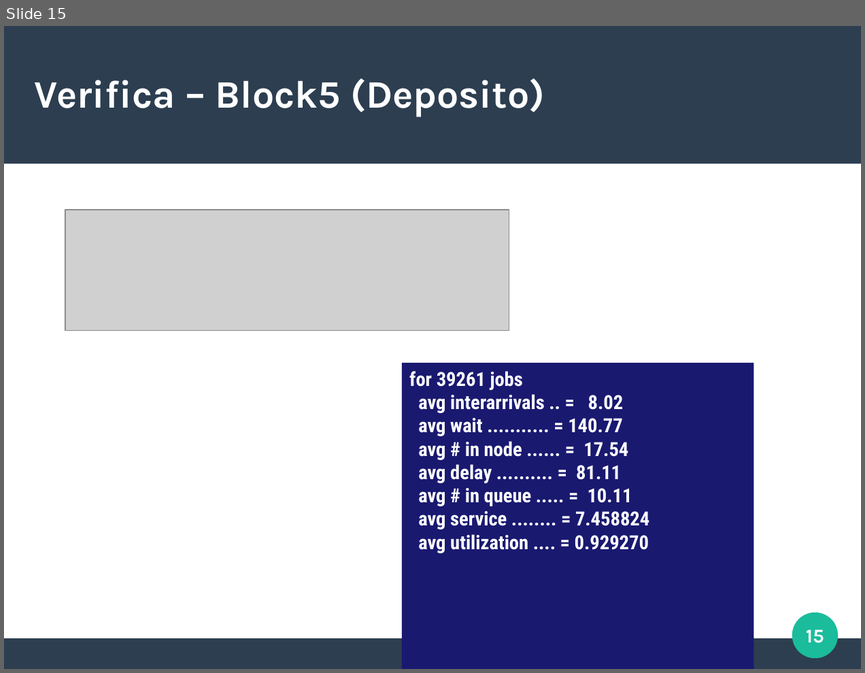
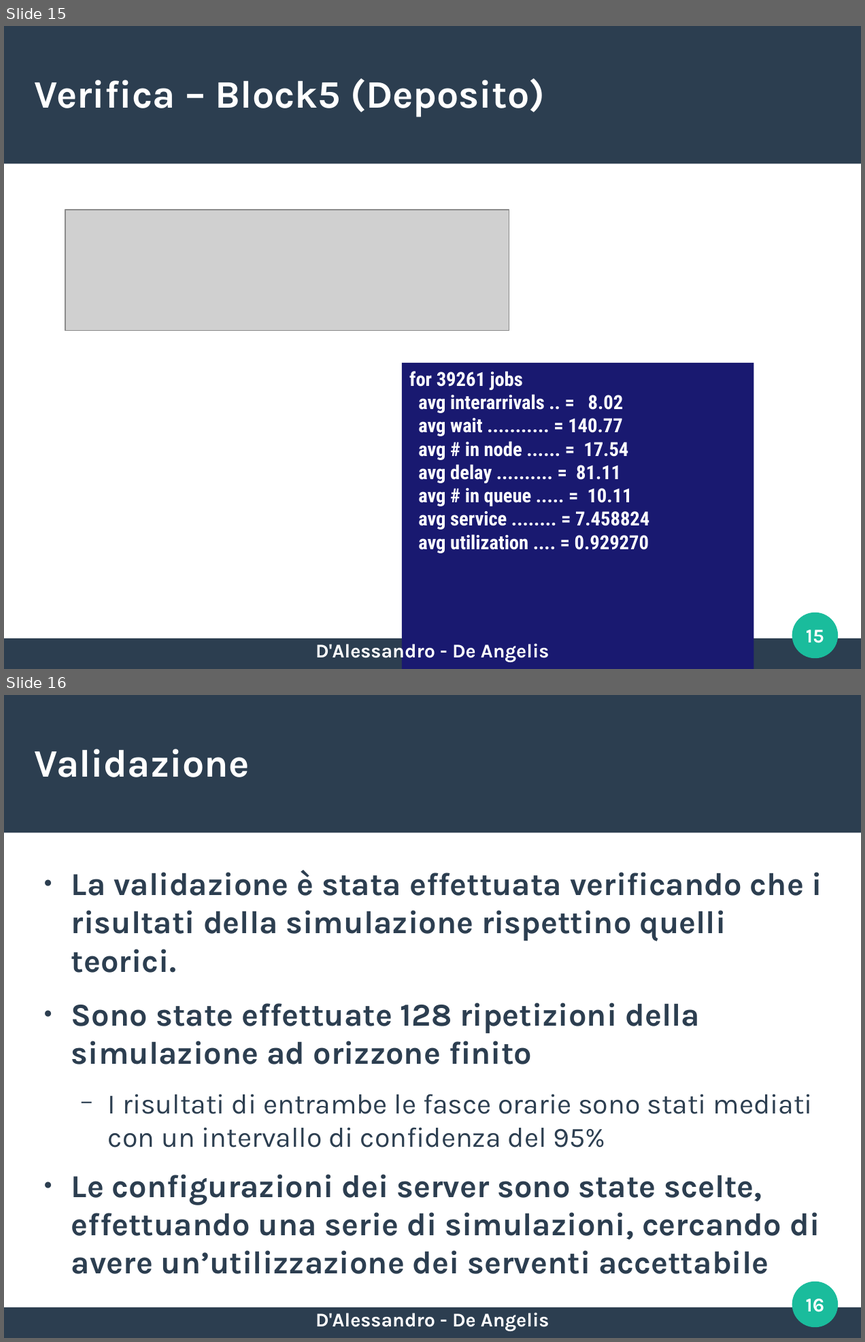
Before and after one commit to EnricoDAlessandro97UNI/DisneyWorld, a slide deck: presentazione.odp. Shown one above the other, each under a label of ours: slide 15 before the commit, slides 15 and 16 after it. The pictures are 865x673 and 865x1342 pixels, drawn with LibreOffice and Linux fonts; fonts in the diff are those of the drawing; grey boxes stand for pictures. Boxes give left, top, right and bottom in pixels: in the first picture for what was removed or moved away, otherwise in the second. Text is boxed around its words. In the diff, an @@ line names an element or a change of style, - is before the commit and + after.

```diff
--- a/presentazione.odp
+++ b/presentazione.odp
@@ slide 16 added at [4, 695, 861, 1338], background #FFFFFF; not listed: 3 template elements that a slide beside it also shows @@
@@ title added at [35, 749, 249, 777], 36 pt, text #FFFFFF, bold @@
+Validazione
@@ text added at [71, 870, 822, 1274], 29.6 pt, text #2C3E50, bold @@
+● La validazione è stata effettuata verificando che i risultati della simulazione rispettino quelli teorici.
+● Sono state effettuate 128 ripetizioni della simulazione ad orizzone finito
+  − I risultati di entrambe le fasce orarie sono stati mediati con un intervallo di confidenza del 95%
+● Le configurazioni dei server sono state scelte, effettuando una serie di simulazioni, cercando di avere un’utilizzazione dei serventi accettabile
@@ page number added at [806, 1298, 825, 1312], 18 pt, text #FFFFFF, bold @@
+16
@@ text added at [315, 1312, 549, 1331], 18 pt, text #FFFFFF, bold @@
+D'Alessandro - De Angelis
@@ slide 15 changed as well @@
@@ text added at [315, 643, 549, 662], 18 pt, text #FFFFFF, bold @@
+D'Alessandro - De Angelis
```
Also in this commit, not shown: 14 other slides changed, 18 other slides added, 32 other files.
